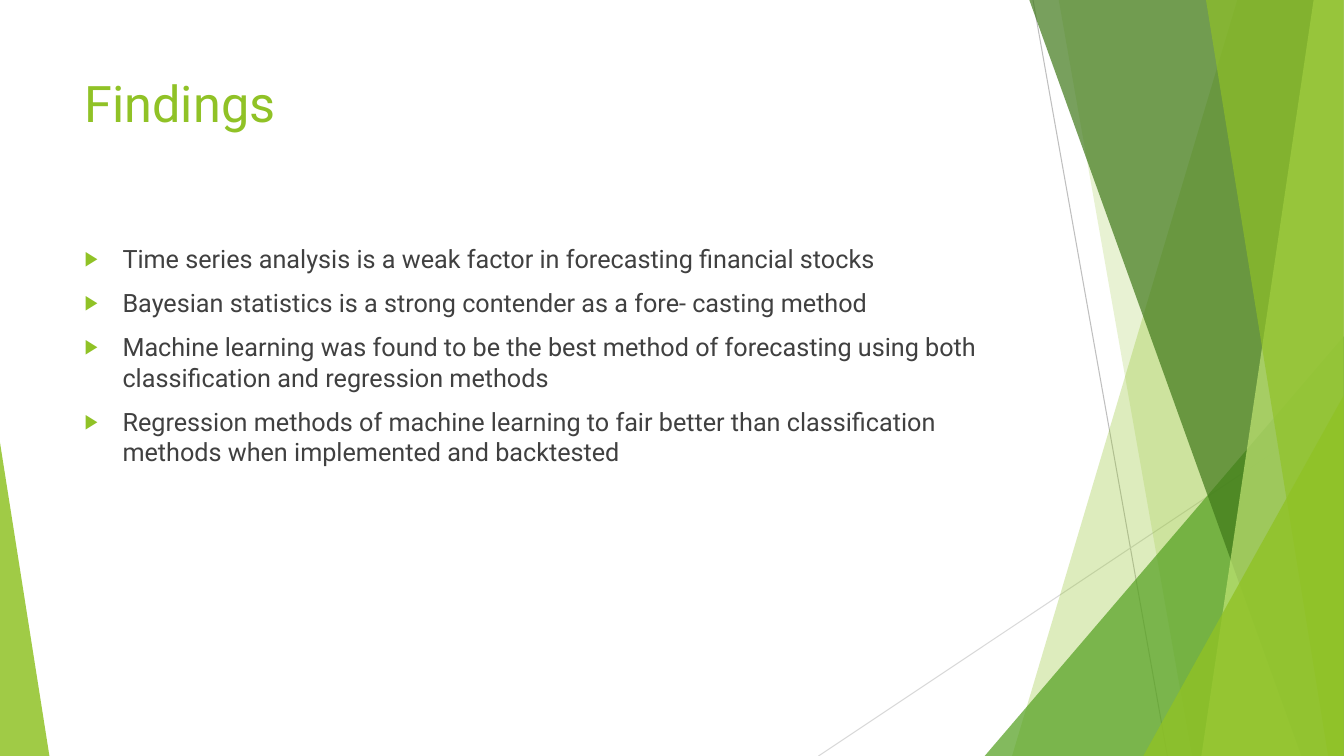
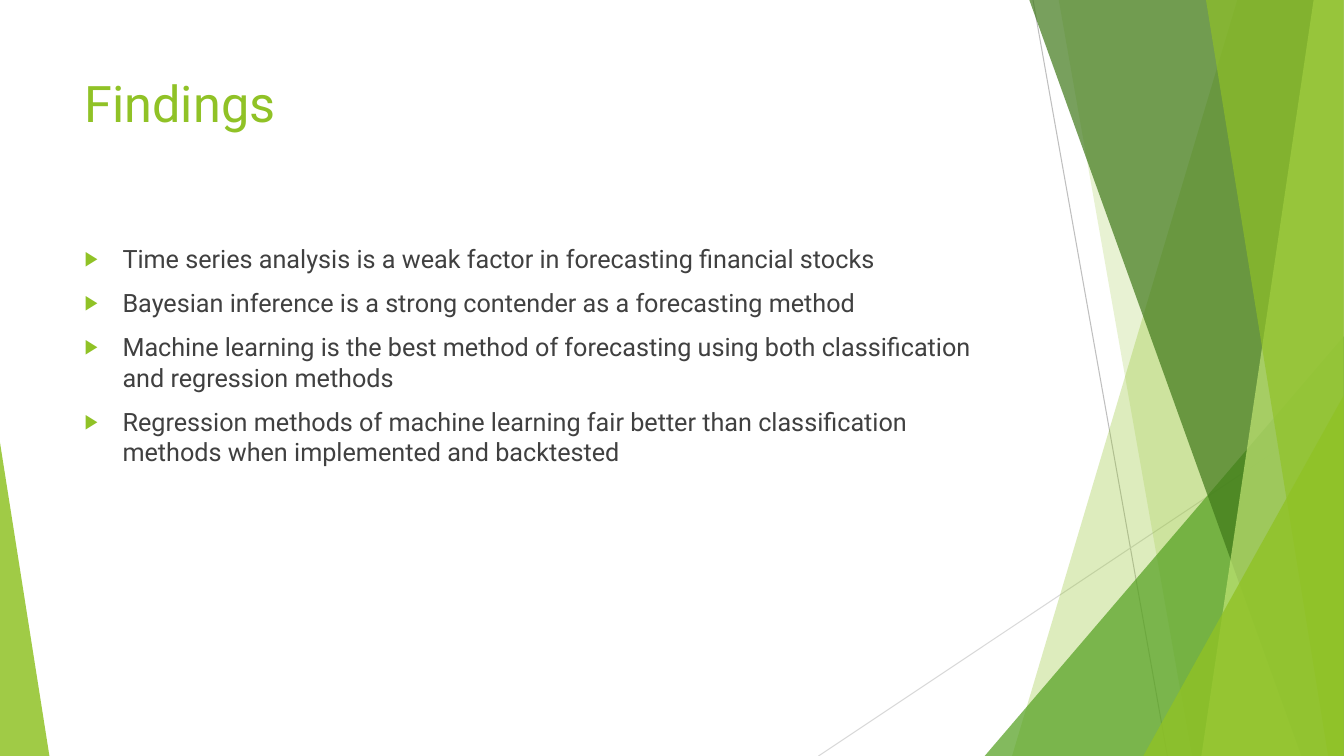
Before and after one commit to doyley91/Data-Driven-Automated-Algorithmic-Trading, a slide deck: slide 13 of Viva/Presentation.pptx (slide 12 before the commit). Drawn at 1344x756 pixels with LibreOffice and Linux fonts; fonts in the diff are those of the drawing. Boxes give left, top, right and bottom in pixels: in the first picture for what was removed or moved away, otherwise in the second. Text is boxed around its words. In the diff, an @@ line names an element or a change of style, - is before the commit and + after.

Commit message:
finished presentation

```diff
--- a/Viva/Presentation.pptx
+++ b/Viva/Presentation.pptx
@@ text at (x1=123, y1=293, x2=971, y2=466): text changed @@
-▶ Bayesian statistics is a strong contender as a fore- casting method
-▶ Machine learning was found to be the best method of forecasting using both classification and regression methods
-▶ Regression methods of machine learning to fair better than classification methods when implemented and backtested
+▶ Bayesian inference is a strong contender as a forecasting method
+▶ Machine learning is the best method of forecasting using both classification and regression methods
+▶ Regression methods of machine learning fair better than classification methods when implemented and backtested
```
Also in this commit, not shown: 7 other slides changed, 1 slide added, 2 other files.
